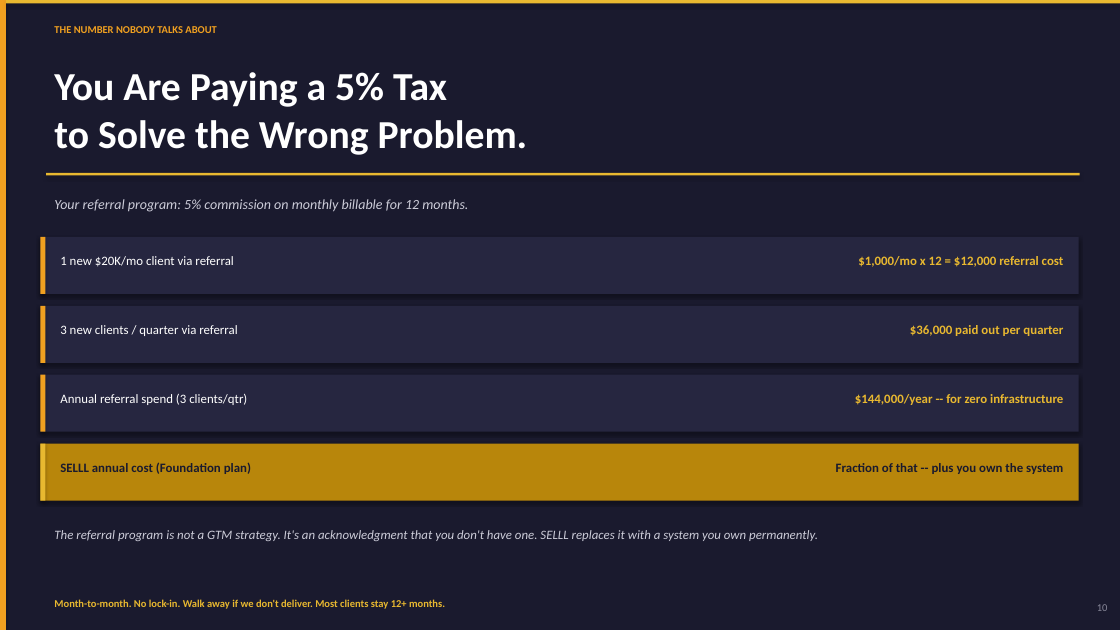
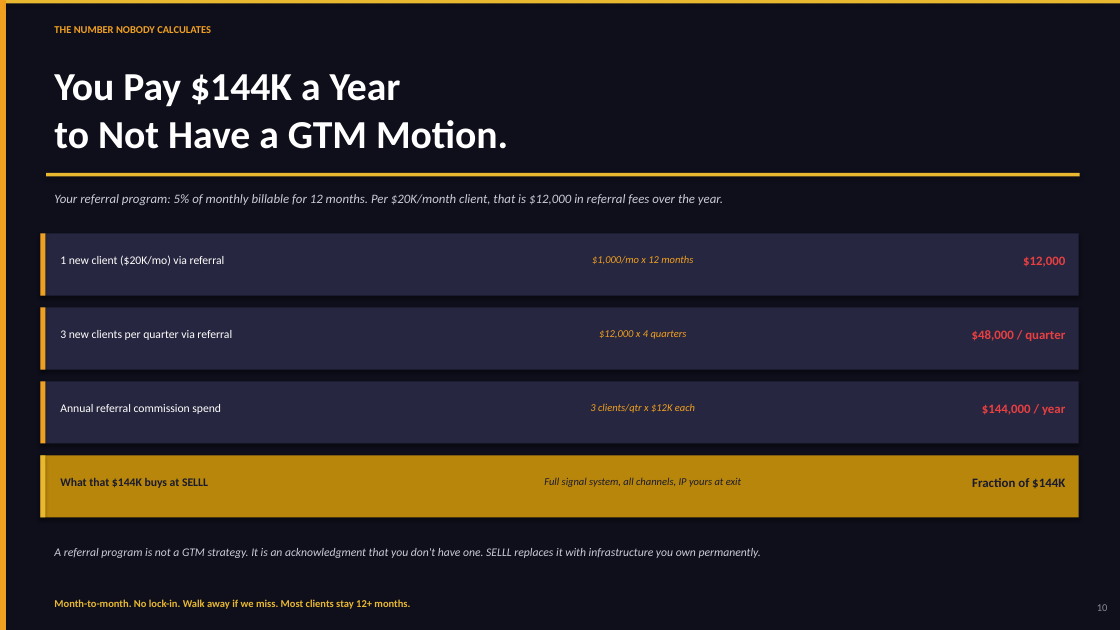
Before and after one commit to ogikicollins/Extruct-GTM-SKILLS, a slide deck: slide 10 of SELLL-Engine/MagmaLabs-Disco-Deck.pptx. Drawn at 1120x630 pixels with LibreOffice and Linux fonts; fonts in the diff are those of the drawing. Boxes give left, top, right and bottom in pixels: in the first picture for what was removed or moved away, otherwise in the second. Text is boxed around its words. In the diff, an @@ line names an element or a change of style, - is before the commit and + after.

```diff
--- a/SELLL-Engine/MagmaLabs-Disco-Deck.pptx
+++ b/SELLL-Engine/MagmaLabs-Disco-Deck.pptx
@@ background #1A1A2E to #0F0F1C @@
@@ text at (x1=54, y1=26, x2=211, y2=33): text changed @@
-THE NUMBER NOBODY TALKS ABOUT
+THE NUMBER NOBODY CALCULATES
@@ text at (x1=54, y1=74, x2=508, y2=149): text changed @@
-You Are Paying a 5% Tax
-to Solve the Wrong Problem.
+You Pay $144K a Year
+to Not Have a GTM Motion.
@@ text at (x1=54, y1=194, x2=723, y2=205): text changed; size 12 to 11 pt @@
-Your referral program: 5% commission on monthly billable for 12 months.
+Your referral program: 5% of monthly billable for 12 months. Per $20K/month client, that is $12,000 in referral fees over the year.
@@ text at (x1=60, y1=255, x2=225, y2=266): text changed; size 11 to 10 pt @@
-1 new $20K/mo client via referral
+1 new client ($20K/mo) via referral
@@ text at (x1=592, y1=255, x2=693, y2=264): text changed; size 11 to 9 pt; text colour #E8B830 to #F0A020; bold off; italic on @@
-$1,000/mo x 12 = $12,000 referral cost
+$1,000/mo x 12 months
@@ text added at (x1=1023, y1=256, x2=1065, y2=267), 11 pt, text #E84040, bold @@
+$12,000
@@ rectangle resized from (x1=40, y1=306, x2=1079, y2=363) to (x1=40, y1=308, x2=1079, y2=370) @@
@@ rectangle resized from (x1=40, y1=306, x2=45, y2=363) to (x1=40, y1=308, x2=45, y2=370) @@
@@ text at (x1=60, y1=330, x2=232, y2=340): text changed; size 11 to 10 pt @@
-3 new clients / quarter via referral
+3 new clients per quarter via referral
@@ text added at (x1=599, y1=330, x2=687, y2=339), 9 pt, text #F0A020, italic @@
+$12,000 x 4 quarters
@@ text at (x1=972, y1=330, x2=1065, y2=341): text changed; text colour #E8B830 to #E84040 @@
-$36,000 paid out per quarter
+$48,000 / quarter
@@ rectangle resized from (x1=40, y1=375, x2=1079, y2=432) to (x1=40, y1=381, x2=1079, y2=444) @@
@@ rectangle resized from (x1=40, y1=375, x2=45, y2=432) to (x1=40, y1=381, x2=45, y2=444) @@
@@ text at (x1=60, y1=404, x2=221, y2=414): text changed; size 11 to 10 pt @@
-Annual referral spend (3 clients/qtr)
+Annual referral commission spend
@@ text added at (x1=590, y1=404, x2=695, y2=413), 9 pt, text #F0A020, italic @@
+3 clients/qtr x $12K each
@@ text at (x1=982, y1=404, x2=1065, y2=415): text changed; text colour #E8B830 to #E84040 @@
-$144,000/year -- for zero infrastructure
+$144,000 / year
@@ rectangle resized from (x1=40, y1=444, x2=1079, y2=501) to (x1=40, y1=455, x2=1079, y2=518) @@
@@ rectangle resized from (x1=40, y1=444, x2=45, y2=501) to (x1=40, y1=455, x2=45, y2=518) @@
@@ text removed at (x1=60, y1=462, x2=251, y2=474) @@
-SELLL annual cost (Foundation plan)
@@ text added at (x1=60, y1=478, x2=208, y2=488), 10 pt, text #1A1A2E, bold @@
+What that $144K buys at SELLL
@@ text added at (x1=544, y1=477, x2=741, y2=487), 9 pt, text #1A1A2E, italic @@
+Full signal system, all channels, IP yours at exit
@@ text removed at (x1=836, y1=463, x2=1063, y2=474) @@
-Fraction of that -- plus you own the system
@@ text added at (x1=972, y1=478, x2=1065, y2=488), 11 pt, text #1A1A2E, bold @@
+Fraction of $144K
@@ text at (x1=54, y1=548, x2=761, y2=558): text changed; size 11 to 10 pt @@
-The referral program is not a GTM strategy. It's an acknowledgment that you don't have one. SELLL replaces it with a system you own permanently.
+A referral program is not a GTM strategy. It is an acknowledgment that you don't have one. SELLL replaces it with infrastructure you own permanently.
@@ text at (x1=54, y1=599, x2=410, y2=609): text changed @@
-Month-to-month. No lock-in. Walk away if we don't deliver. Most clients stay 12+ months.
+Month-to-month. No lock-in. Walk away if we miss. Most clients stay 12+ months.
```
Also in this commit, not shown: 6 other slides changed, 6 slides added, 6 slides removed, 1 other file.
